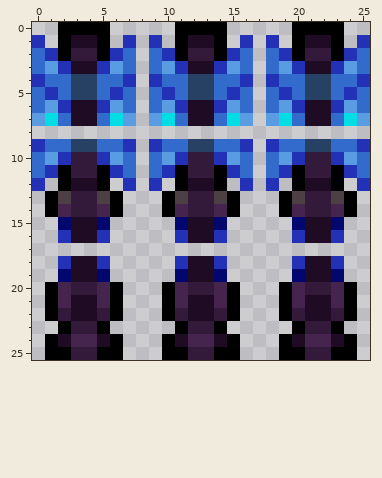
Two versions of one pixel-art sprite, Sources/Modules/Myth/TheFirefly/Tiles/Furnitures/GlowWoodDoorClosed.png. That is the earlier state.
The file is 52x52 pixels, drawn in blocks of 2x2; one block is one cell here.
New version:
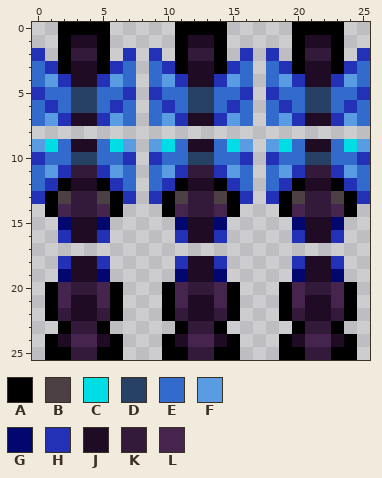
Palette (. is transparent): A #000000  B #4c4044  C #00dde5  D #274164  E #336bcc  F #5a9ce2  G #020770  H #2231b5  J #200b25  K #331a3a  L #45244e
Edits made:
y 1: x 0 H -> .; x 7 H -> .; x 9 H -> .; x 16 H -> .; x 18 H -> .; x 25 H -> .
y 2: x 0..1 EH -> H.; x 6..7 HE -> .H; x 9..10 EH -> H.; x 15..16 HE -> .H; x 18..19 EH -> H.; x 24..25 HE -> .H
y 3: x 1..2 FH -> HA; x 5..6 HF -> AH; x 10..11 FH -> HA; x 14..15 HF -> AH; x 19..20 FH -> HA; x 23..24 HF -> AH
y 4: x 0..7 HEEDDEEH -> EFHJJHFE; x 9..16 HEEDDEEH -> EFHJJHFE; x 18..25 HEEDDEEH -> EFHJJHFE
y 5: x 0..1 EH -> HE; x 6..7 HE -> EH; x 9..10 EH -> HE; x 15..16 HE -> EH; x 18..19 EH -> HE; x 24..25 HE -> EH
y 6: x 1..6 FHJJHF -> HEDDEH; x 10..15 FHJJHF -> HEDDEH; x 19..24 FHJJHF -> HEDDEH
y 7: x 0..2 FCE -> EFH; x 5..7 ECF -> HFE; x 9..11 FCE -> EFH; x 14..16 ECF -> HFE; x 18..20 FCE -> EFH; x 23..25 ECF -> HFE
y 9: x 0..1 HE -> FC; x 3..4 DD -> JJ; x 6..7 EH -> CF; x 9..10 HE -> FC; x 12..13 DD -> JJ; x 15..16 EH -> CF; x 18..19 HE -> FC; x 21..22 DD -> JJ; x 24..25 EH -> CF
y 10: x 0..7 EFHKKHFE -> HEEDDEEH; x 9..16 EFHKKHFE -> HEEDDEEH; x 18..25 EFHKKHFE -> HEEDDEEH
y 11: x 1..2 HA -> FH; x 5..6 AH -> HF; x 10..11 HA -> FH; x 14..15 AH -> HF; x 19..20 HA -> FH; x 23..24 AH -> HF
y 12: x 0..1 H. -> EH; x 6..7 .H -> HE; x 9..10 H. -> EH; x 15..16 .H -> HE; x 18..19 H. -> EH; x 24..25 .H -> HE
y 13: x 0 . -> H; x 7 . -> H; x 9 . -> H; x 16 . -> H; x 18 . -> H; x 25 . -> H
